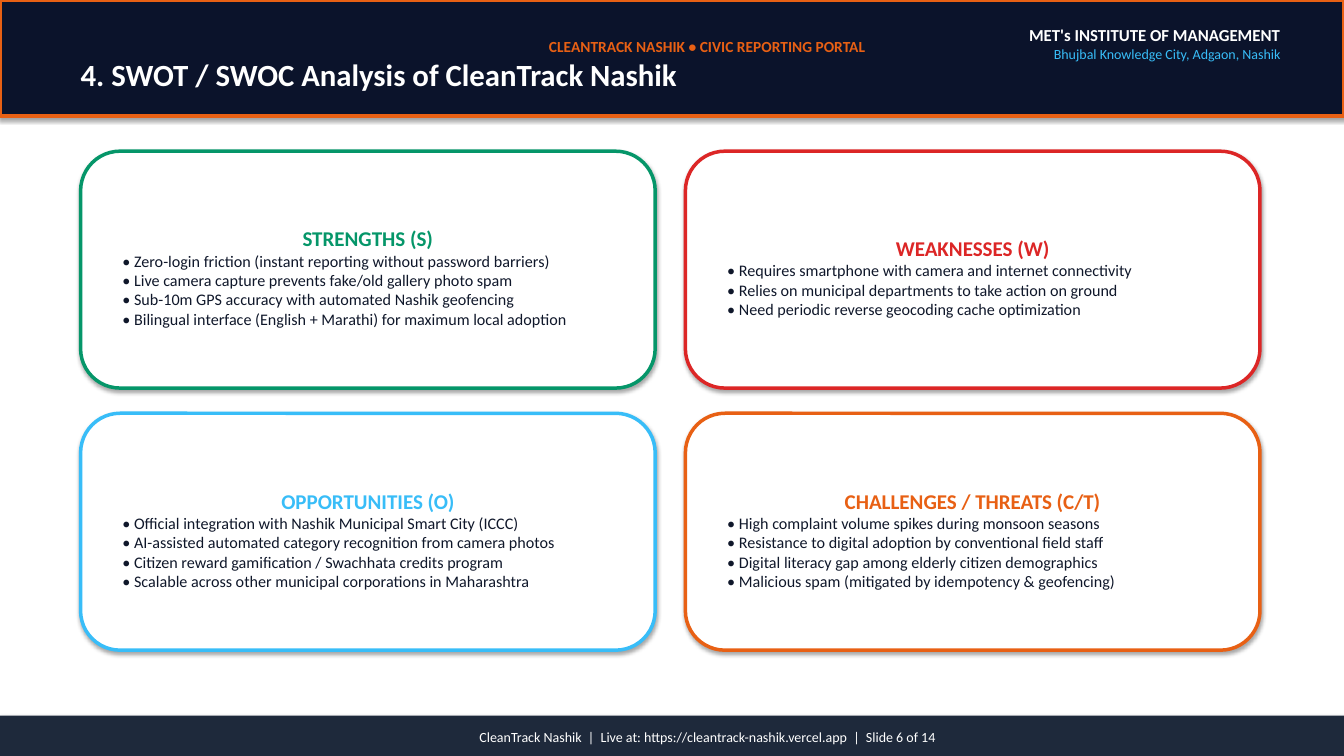
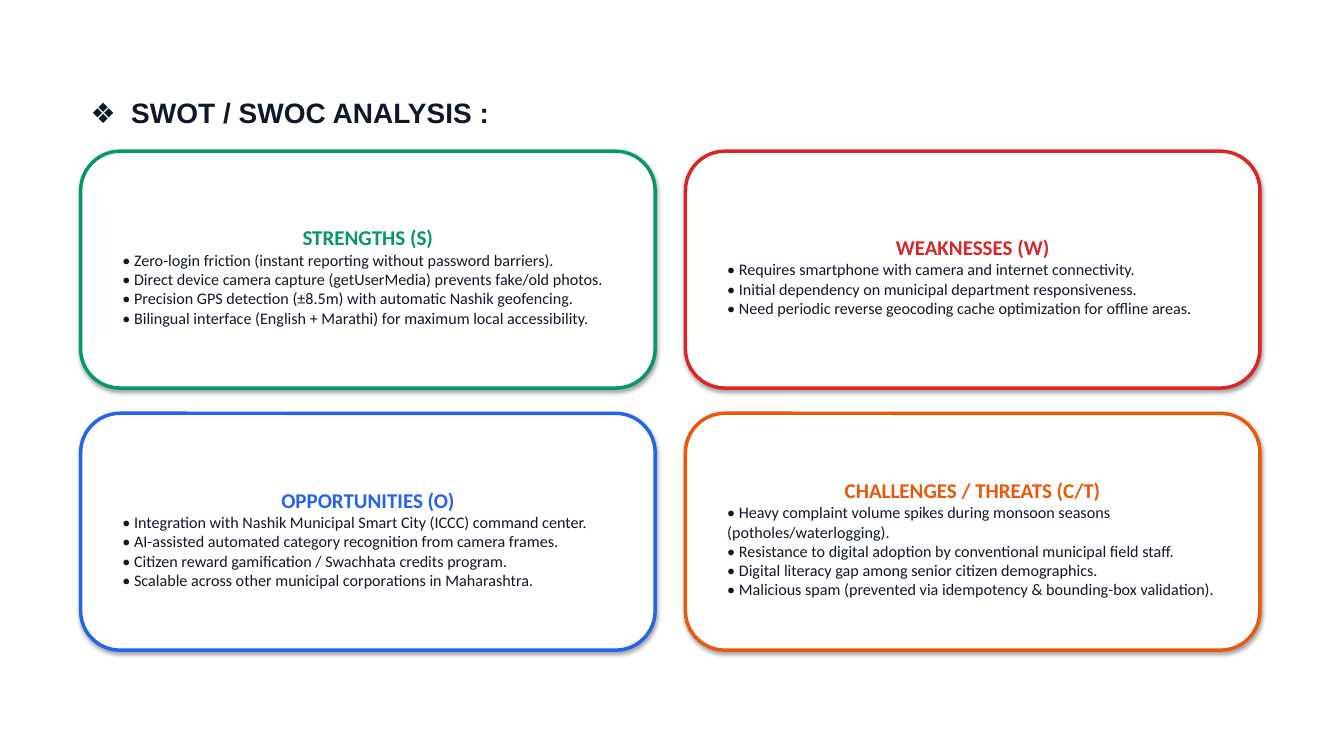
Before and after one commit to Rohityadavxcode/cleantrack-nashik, a slide deck: slide 7 of CleanTrack_Nashik_Project_Presentation.pptx (slide 6 before the commit). Drawn at 1344x756 pixels with LibreOffice and Linux fonts; fonts in the diff are those of the drawing; background and template pictures are left out. Boxes give left, top, right and bottom in pixels: in the first picture for what was removed or moved away, otherwise in the second. Text is boxed around its words. In the diff, an @@ line names an element or a change of style, - is before the commit and + after.

Commit message:
docs(presentation): update PPTX and PDF with exact MET Institute template and all 9 sub-topics

```diff
--- a/CleanTrack_Nashik_Project_Presentation.pptx
+++ b/CleanTrack_Nashik_Project_Presentation.pptx
@@ rectangle removed at <box>0,0,1344,116</box> @@
-CLEANTRACK NASHIK • CIVIC REPORTING PORTAL
-4. SWOT / SWOC Analysis of CleanTrack Nashik
@@ text removed at <box>1029,29,1280,62</box> @@
-MET's INSTITUTE OF MANAGEMENT
-Bhujbal Knowledge City, Adgaon, Nashik
@@ text added at <box>131,103,472,124</box>, 20 pt, text #0F172A, bold @@
+❖ SWOT / SWOC ANALYSIS :
@@ text in rounded rectangle at <box>134,254,603,327</box>: text changed @@
-• Zero-login friction (instant reporting without password barriers)
-• Live camera capture prevents fake/old gallery photo spam
-• Sub-10m GPS accuracy with automated Nashik geofencing
-• Bilingual interface (English + Marathi) for maximum local adoption
+• Zero-login friction (instant reporting without password barriers).
+• Direct device camera capture (getUserMedia) prevents fake/old photos.
+• Precision GPS detection (±8.5m) with automatic Nashik geofencing.
+• Bilingual interface (English + Marathi) for maximum local accessibility.
@@ text in rounded rectangle at <box>739,263,1191,317</box>: text changed @@
-• Requires smartphone with camera and internet connectivity
-• Relies on municipal departments to take action on ground
-• Need periodic reverse geocoding cache optimization
+• Requires smartphone with camera and internet connectivity.
+• Initial dependency on municipal department responsiveness.
+• Need periodic reverse geocoding cache optimization for offline areas.
@@ rounded rectangle "OPPORTUNITIES (O)" at <box>81,413,655,650</box>: outline #38BDF8 2.5 pt to #2563EB 2.5 pt @@
@@ rounded rectangle "CHALLENGES / THREATS (C/T)" at <box>686,413,1260,650</box>: outline #E86014 2.5 pt to #EA580C 2.5 pt @@
@@ text in rounded rectangle at <box>281,492,455,511</box>: text colour #38BDF8 to #2563EB in "OPPORTUNITIES (O)" @@
@@ text in rounded rectangle at <box>727,507,1214,598</box>: text changed @@
-• High complaint volume spikes during monsoon seasons
-• Resistance to digital adoption by conventional field staff
-• Digital literacy gap among elderly citizen demographics
-• Malicious spam (mitigated by idempotency & geofencing)
+• Heavy complaint volume spikes during monsoon seasons (potholes/waterlogging).
+• Resistance to digital adoption by conventional municipal field staff.
+• Digital literacy gap among senior citizen demographics.
+• Malicious spam (prevented via idempotency & bounding-box validation).
@@ text in rounded rectangle at <box>845,482,1101,501</box>: text colour #E86014 to #EA580C in "CHALLENGES / THREATS (C/T)" @@
@@ text in rounded rectangle at <box>134,516,586,589</box>: text changed @@
-• Official integration with Nashik Municipal Smart City (ICCC)
-• AI-assisted automated category recognition from camera photos
-• Citizen reward gamification / Swachhata credits program
-• Scalable across other municipal corporations in Maharashtra
+• Integration with Nashik Municipal Smart City (ICCC) command center.
+• AI-assisted automated category recognition from camera frames.
+• Citizen reward gamification / Swachhata credits program.
+• Scalable across other municipal corporations in Maharashtra.
@@ rectangle removed at <box>0,716,1344,756</box> @@
-CleanTrack Nashik | Live at: https://cleantrack-nashik.vercel.app | Slide 6 of 14
```
Also in this commit, not shown: 4 other slides changed, 9 slides added, 9 slides removed, 3 other files.
